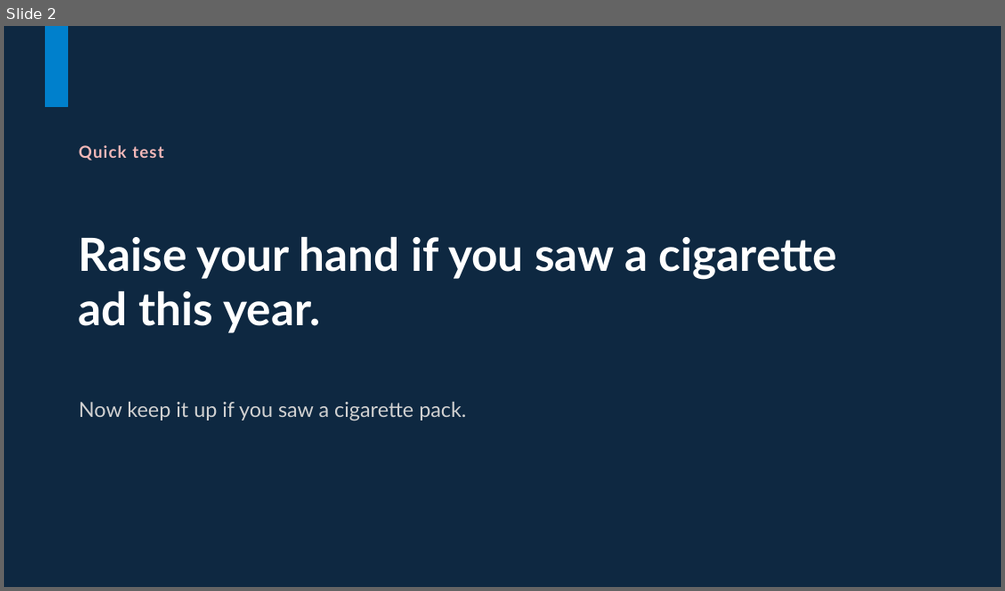
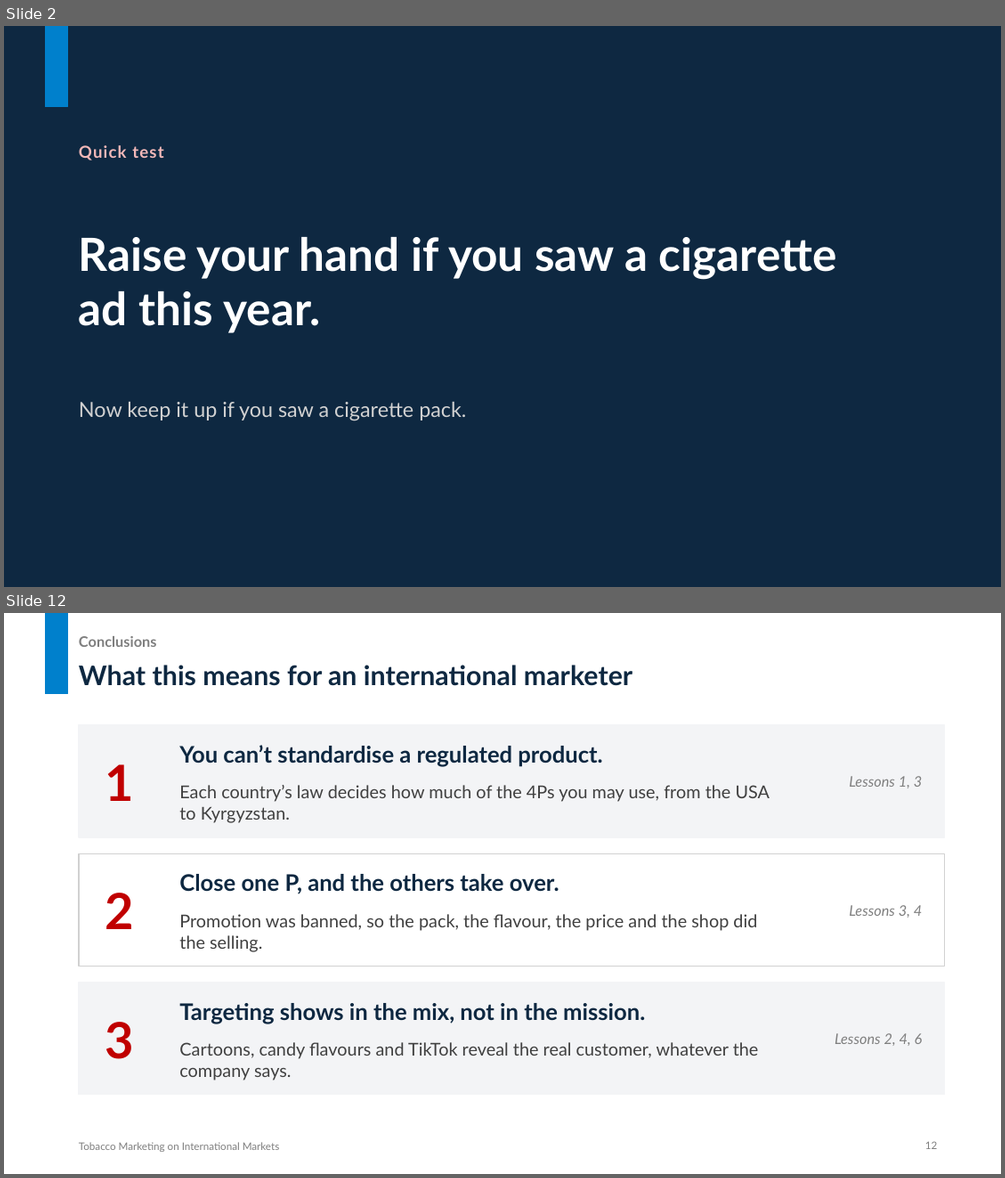
Before and after one commit to untitl333d/-frontend-slides, a slide deck: presentations/tobacco-marketing/Tobacco_Marketing_International_Markets.pptx. Shown one above the other, each under a label of ours: slide 2 before the commit, slides 2 and 12 after it; the slides between them are not shown. The pictures are 1005x591 and 1005x1178 pixels, drawn with LibreOffice and Linux fonts; fonts in the diff are those of the drawing. Boxes give left, top, right and bottom in pixels: in the first picture for what was removed or moved away, otherwise in the second. Text is boxed around its words. In the diff, an @@ line names an element or a change of style, - is before the commit and + after.

```diff
--- a/presentations/tobacco-marketing/Tobacco_Marketing_International_Markets.pptx
+++ b/presentations/tobacco-marketing/Tobacco_Marketing_International_Markets.pptx
@@ slide 12 added at (4,613,1001,1174), background #FFFFFF; not listed: 1 template element that a slide beside it also shows @@
@@ text added at (79,636,157,647), 14 pt, text #7F7F7F, bold @@
+Conclusions
@@ title added at (79,665,632,686), 26 pt, text #0E2841, bold @@
+What this means for an international marketer
@@ rectangle added at (79,725,945,837), fill #F3F4F6, outline #F3F4F6 1 pt @@
@@ text added at (179,745,602,767), 22 pt, text #0E2841, bold @@
+You can’t standardise a regulated product.
@@ text added at (105,764,133,801), 48 pt, text #C00000, bold @@
+1
@@ text added at (179,785,770,823), 17 pt, text #404040 @@
+Each country’s law decides how much of the 4Ps you may use, from the USA to Kyrgyzstan.
@@ text added at (849,776,922,788), 14 pt, text #7F7F7F, italic @@
+Lessons 1, 3
@@ rectangle added at (79,854,945,966), fill #FFFFFF, outline #D1D1D1 1 pt @@
@@ text added at (179,874,559,894), 22 pt, text #0E2841, bold @@
+Close one P, and the others take over.
@@ text added at (105,892,133,929), 48 pt, text #C00000, bold @@
+2
@@ text added at (849,905,922,917), 14 pt, text #7F7F7F, italic @@
+Lessons 3, 4
@@ text added at (179,914,757,952), 17 pt, text #404040 @@
+Promotion was banned, so the pack, the flavour, the price and the shop did the selling.
@@ rectangle added at (79,982,945,1094), fill #F3F4F6, outline #F3F4F6 1 pt @@
@@ text added at (179,1003,645,1024), 22 pt, text #0E2841, bold @@
+Targeting shows in the mix, not in the mission.
@@ text added at (105,1022,133,1059), 48 pt, text #C00000, bold @@
+3
@@ text added at (834,1033,922,1046), 14 pt, text #7F7F7F, italic @@
+Lessons 2, 4, 6
@@ text added at (179,1042,759,1080), 17 pt, text #404040 @@
+Cartoons, candy flavours and TikTok reveal the real customer, whatever the company says.
@@ text added at (79,1142,280,1151), 10 pt, text #7F7F7F @@
+Tobacco Marketing on International Markets
@@ page number added at (925,1141,937,1149), 10 pt, text #7F7F7F @@
+12
```
Also in this commit, not shown: 11 slides changed, 1 other slide added, 2 other files.
